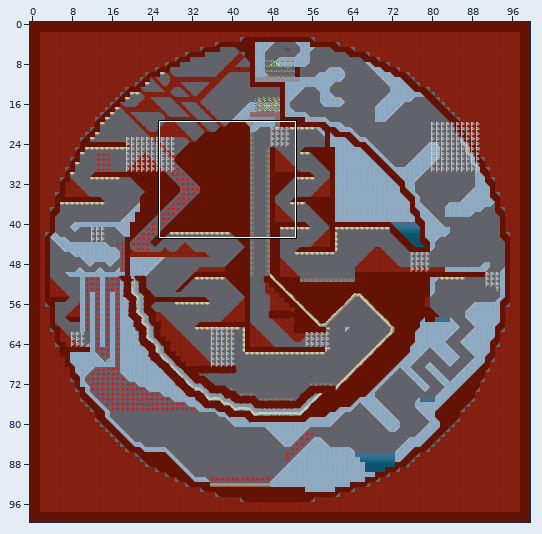
Tiled map: data/assets/Maps/BigBox.tmx. Above, an overview of the earlier version with the close-up marked.
Close-up. The starting point:
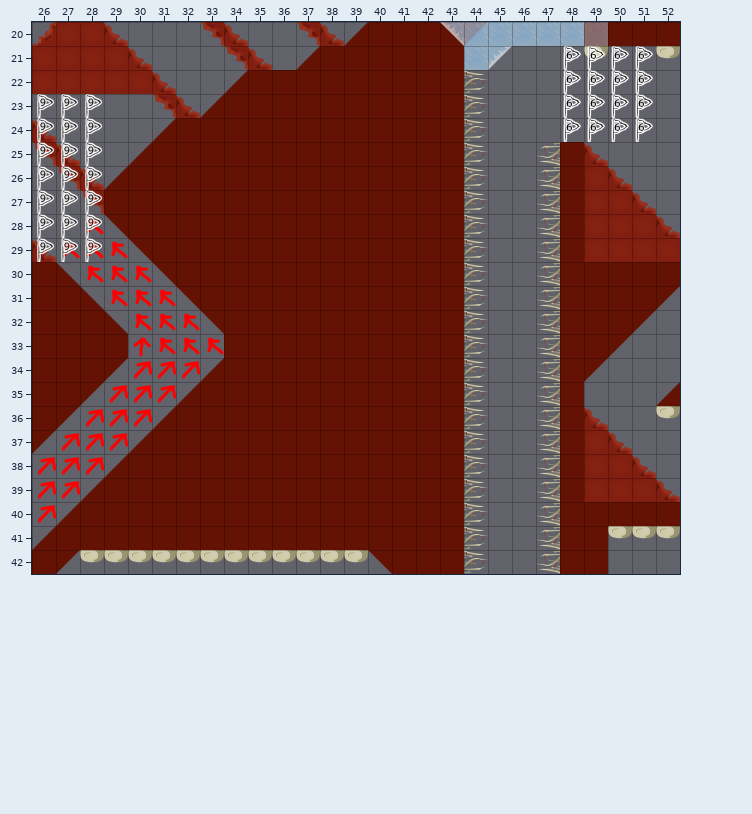
Cells are 64x64 px. Shown: x 26..52, y 20..42. The commit also changed other parts of the map, which this record leaves out.
After the commit:
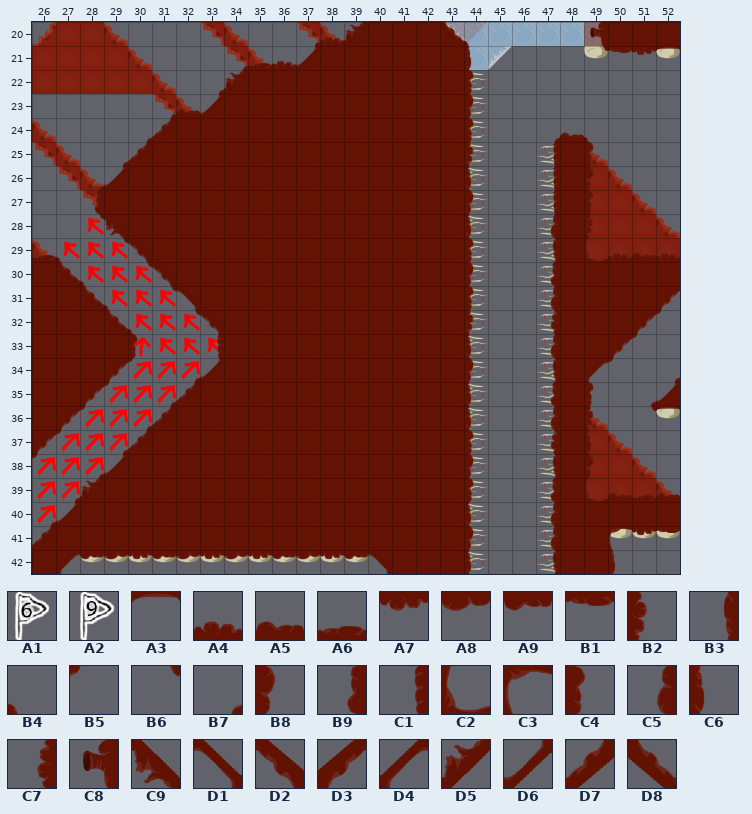
Key: from "CheckpointFlags": A1 5, A2 8; from "MeatNonEdible": A3 5, A4 8, A5 10, A6 11, A7 12, A8 13, A9 14, B1 15, B2 21, B3 22, B4 24, B5 25, B6 26, B7 27, B8 29, B9 30, C1 31, C2 32, C3 33, C4 37, C5 38, C6 45, C7 46, C8 47; from "MeatNonEdibleSlopes": C9 4, D1 5, D2 6, D3 8, D4 9, D5 12, D6 13, D7 14, D8 16.
__ is an empty cell, .. an unchanged one.
Diff:
--- layer "Foreground1"
@@ x 26..52 @@
-20 .. .. .. .. .. .. .. .. .. .. .. __ __ __ .. .. .. __ __ .. .. .. .. __ .. .. ..
-21 .. .. .. .. .. .. .. .. __ __ __ __ .. .. .. .. .. .. __ .. .. .. .. __ __ __ __
-22 .. .. .. .. .. .. .. __ __ .. .. .. .. .. .. .. .. .. __ .. .. .. .. .. .. .. ..
-23 .. .. .. .. .. __ __ __ .. .. .. .. .. .. .. .. .. .. __ .. .. .. .. .. .. .. ..
-24 .. .. .. .. __ __ .. .. .. .. .. .. .. .. .. .. .. .. __ .. .. __ __ __ .. .. ..
-25 .. .. .. __ __ .. .. .. .. .. .. .. .. .. .. .. .. .. __ .. .. __ .. __ .. .. ..
-26 .. .. __ __ .. .. .. .. .. .. .. .. .. .. .. .. .. .. __ .. .. __ .. __ .. .. ..
-27 .. .. __ .. .. .. .. .. .. .. .. .. .. .. .. .. .. .. __ .. .. __ .. __ .. .. ..
-28 .. .. __ __ .. .. .. .. .. .. .. .. .. .. .. .. .. .. __ .. .. __ .. __ .. .. ..
-29 __ __ .. __ __ .. .. .. .. .. .. .. .. .. .. .. .. .. __ .. .. __ .. __ __ __ __
-30 .. __ __ .. __ __ .. .. .. .. .. .. .. .. .. .. .. .. __ .. .. __ .. .. .. .. ..
-31 .. .. __ __ .. __ __ .. .. .. .. .. .. .. .. .. .. .. __ .. .. __ .. .. .. .. __
-32 .. .. .. __ __ .. __ __ .. .. .. .. .. .. .. .. .. .. __ .. .. __ .. .. .. __ __
-33 .. .. .. .. __ .. .. __ .. .. .. .. .. .. .. .. .. .. __ .. .. __ .. .. __ __ ..
-34 .. .. .. __ __ .. __ __ .. .. .. .. .. .. .. .. .. .. __ .. .. __ .. __ __ .. __
-35 .. .. __ __ .. __ __ .. .. .. .. .. .. .. .. .. .. .. __ .. .. __ .. __ .. __ __
-36 .. __ __ .. __ __ .. .. .. .. .. .. .. .. .. .. .. .. __ .. .. __ .. __ .. __ __
-37 __ __ .. __ __ .. .. .. .. .. .. .. .. .. .. .. .. .. __ .. .. __ .. __ .. .. ..
-38 __ .. __ __ .. .. .. .. .. .. .. .. .. .. .. .. .. .. __ .. .. __ .. __ .. .. ..
-39 .. __ __ .. .. .. .. .. .. .. .. .. .. .. .. .. .. .. __ .. .. __ .. __ __ __ __
-40 __ __ .. .. .. .. .. .. .. .. .. .. .. .. .. .. .. .. __ .. .. __ .. .. .. .. ..
-41 __ .. .. .. .. .. .. .. .. .. .. .. .. .. .. .. .. .. __ .. .. __ .. .. __ __ __
-42 .. __ __ __ __ __ __ __ __ __ __ __ __ __ __ .. .. .. __ .. .. __ .. .. __ .. ..
+20 .. .. .. .. .. .. .. .. .. .. .. B7 A4 D5 .. .. .. D8 B4 .. .. .. .. C8 .. .. ..
+21 .. .. .. .. .. .. .. .. B7 A6 A4 D6 .. .. .. .. .. .. C6 .. .. .. .. B6 B1 A7 A3
+22 .. .. .. .. .. .. .. B7 D5 .. .. .. .. .. .. .. .. .. C4 .. .. .. .. .. .. .. ..
+23 .. .. .. .. .. B7 A5 D6 .. .. .. .. .. .. .. .. .. .. B8 .. .. .. .. .. .. .. ..
+24 .. .. .. .. B7 D7 .. .. .. .. .. .. .. .. .. .. .. .. C4 .. .. B7 A5 B4 .. .. ..
+25 .. .. .. B7 D7 .. .. .. .. .. .. .. .. .. .. .. .. .. B2 .. .. C1 .. C4 .. .. ..
+26 .. .. B7 D6 .. .. .. .. .. .. .. .. .. .. .. .. .. .. C6 .. .. C1 .. B8 .. .. ..
+27 .. .. B9 .. .. .. .. .. .. .. .. .. .. .. .. .. .. .. B8 .. .. C1 .. C4 .. .. ..
+28 .. .. B6 C9 .. .. .. .. .. .. .. .. .. .. .. .. .. .. C6 .. .. C5 .. B2 .. .. ..
+29 A6 B4 .. B6 D2 .. .. .. .. .. .. .. .. .. .. .. .. .. C4 .. .. B3 .. C2 A4 A5 A4
+30 .. D8 B4 .. B6 D2 .. .. .. .. .. .. .. .. .. .. .. .. B8 .. .. B9 .. .. .. .. ..
+31 .. .. D8 B4 .. B6 D1 .. .. .. .. .. .. .. .. .. .. .. C4 .. .. C5 .. .. .. .. D3
+32 .. .. .. D8 B4 .. B6 D2 .. .. .. .. .. .. .. .. .. .. B2 .. .. C7 .. .. .. D3 B5
+33 .. .. .. .. C4 .. .. C1 .. .. .. .. .. .. .. .. .. .. C6 .. .. C5 .. .. D3 B5 ..
+34 .. .. .. D3 B5 .. B7 D6 .. .. .. .. .. .. .. .. .. .. B8 .. .. B3 .. D4 B5 .. B7
+35 .. .. D3 B5 .. B7 D7 .. .. .. .. .. .. .. .. .. .. .. C6 .. .. B9 .. C4 .. B7 D6
+36 .. D3 B5 .. B7 D7 .. .. .. .. .. .. .. .. .. .. .. .. C6 .. .. C5 .. B2 .. B6 A3
+37 D3 B5 .. B7 D7 .. .. .. .. .. .. .. .. .. .. .. .. .. C4 .. .. C7 .. C6 .. .. ..
+38 B5 .. B7 D6 .. .. .. .. .. .. .. .. .. .. .. .. .. .. B8 .. .. B3 .. B8 .. .. ..
+39 .. B7 D5 .. .. .. .. .. .. .. .. .. .. .. .. .. .. .. C4 .. .. B9 .. C2 A5 A6 A5
+40 B7 D6 .. .. .. .. .. .. .. .. .. .. .. .. .. .. .. .. C6 .. .. C5 .. .. .. .. ..
+41 D7 .. .. .. .. .. .. .. .. .. .. .. .. .. .. .. .. .. B8 .. .. C5 .. .. C3 A7 B1
+42 .. D4 A9 A8 A7 A9 A8 A7 A8 A7 A9 A8 A7 A9 D1 .. .. .. C6 .. .. B3 .. .. C6 .. ..
--- layer "Flags" (now hidden)
@@ x 26..51 @@
-21 .. .. .. .. .. .. .. .. .. .. .. .. .. .. .. .. .. .. .. .. .. .. A1 A1 A1 A1
-22 .. .. .. .. .. .. .. .. .. .. .. .. .. .. .. .. .. .. .. .. .. .. A1 A1 A1 A1
-23 A2 A2 A2 .. .. .. .. .. .. .. .. .. .. .. .. .. .. .. .. .. .. .. A1 A1 A1 A1
-24 A2 A2 A2 .. .. .. .. .. .. .. .. .. .. .. .. .. .. .. .. .. .. .. A1 A1 A1 A1
-25 A2 A2 A2 .. .. .. .. .. .. .. .. .. .. .. .. .. .. .. .. .. .. .. .. .. .. ..
-26 A2 A2 A2 .. .. .. .. .. .. .. .. .. .. .. .. .. .. .. .. .. .. .. .. .. .. ..
-27 A2 A2 A2 .. .. .. .. .. .. .. .. .. .. .. .. .. .. .. .. .. .. .. .. .. .. ..
-28 A2 A2 A2 .. .. .. .. .. .. .. .. .. .. .. .. .. .. .. .. .. .. .. .. .. .. ..
-29 A2 A2 A2 .. .. .. .. .. .. .. .. .. .. .. .. .. .. .. .. .. .. .. .. .. .. ..
+21 .. .. .. .. .. .. .. .. .. .. .. .. .. .. .. .. .. .. .. .. .. .. __ __ __ __
+22 .. .. .. .. .. .. .. .. .. .. .. .. .. .. .. .. .. .. .. .. .. .. __ __ __ __
+23 __ __ __ .. .. .. .. .. .. .. .. .. .. .. .. .. .. .. .. .. .. .. __ __ __ __
+24 __ __ __ .. .. .. .. .. .. .. .. .. .. .. .. .. .. .. .. .. .. .. __ __ __ __
+25 __ __ __ .. .. .. .. .. .. .. .. .. .. .. .. .. .. .. .. .. .. .. .. .. .. ..
+26 __ __ __ .. .. .. .. .. .. .. .. .. .. .. .. .. .. .. .. .. .. .. .. .. .. ..
+27 __ __ __ .. .. .. .. .. .. .. .. .. .. .. .. .. .. .. .. .. .. .. .. .. .. ..
+28 __ __ __ .. .. .. .. .. .. .. .. .. .. .. .. .. .. .. .. .. .. .. .. .. .. ..
+29 __ __ __ .. .. .. .. .. .. .. .. .. .. .. .. .. .. .. .. .. .. .. .. .. .. ..
Boxes around the changes in both close-ups, in picture pixels (x1, y1, x2, y2):
changed: (32, 22, 392, 574)
added: (440, 22, 474, 574)
changed: (550, 22, 680, 574)
